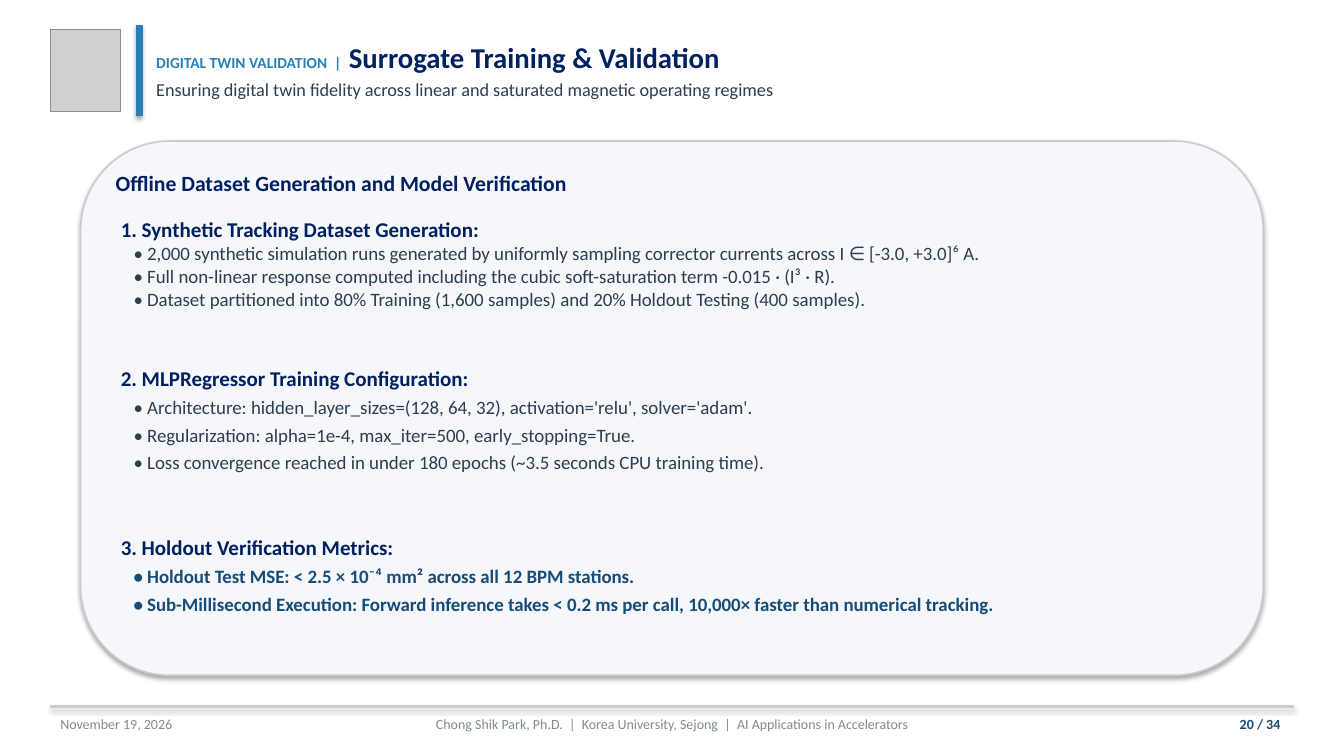
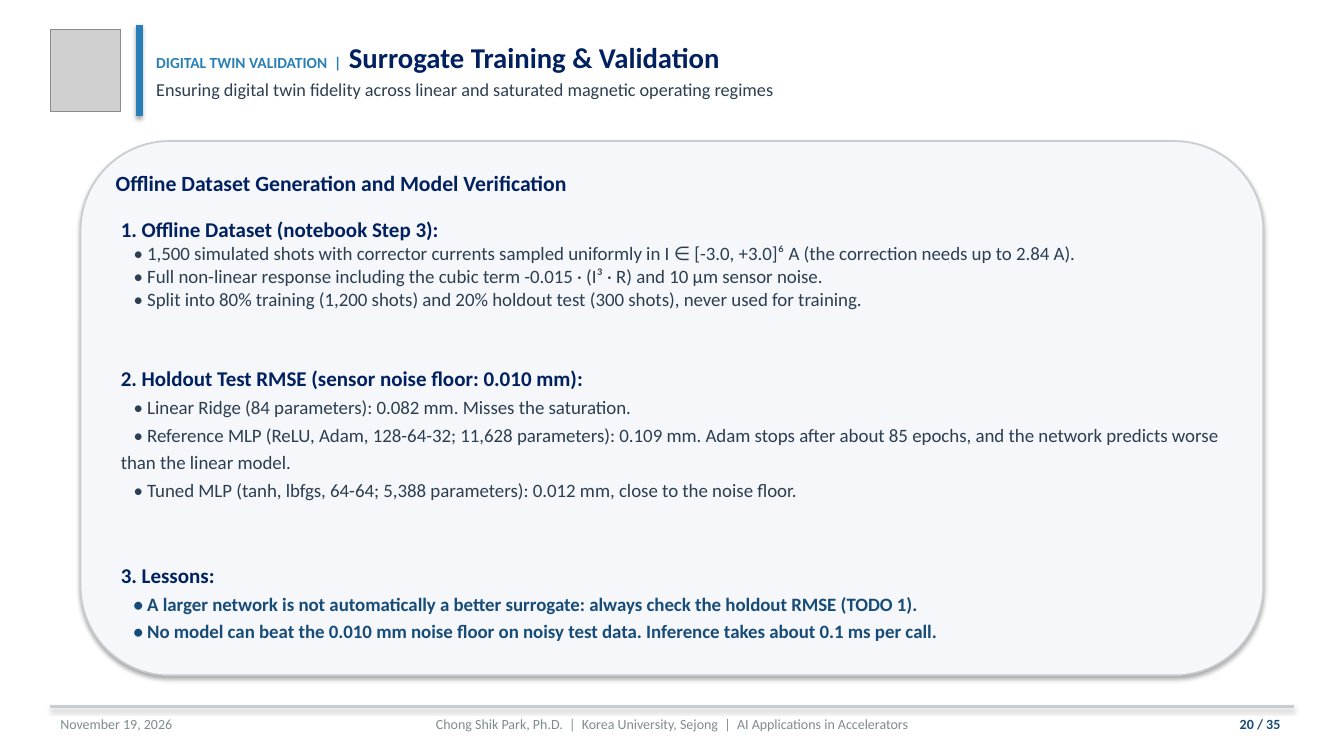
Before and after one commit to cspark7701/ai4acc-mini-hackathon, a slide deck: slide 20 of presentations/Lecture_1_AI_ML_Foundations_and_Control_Slides.pptx. Drawn at 1344x756 pixels with LibreOffice and Linux fonts; fonts in the diff are those of the drawing; grey boxes stand for pictures. Boxes give left, top, right and bottom in pixels: in the first picture for what was removed or moved away, otherwise in the second. Text is boxed around its words. In the diff, an @@ line names an element or a change of style, - is before the commit and + after.

```diff
--- a/presentations/Lecture_1_AI_ML_Foundations_and_Control_Slides.pptx
+++ b/presentations/Lecture_1_AI_ML_Foundations_and_Control_Slides.pptx
@@ text at (121,221,1218,641): text changed @@
-1. Synthetic Tracking Dataset Generation:
-• 2,000 synthetic simulation runs generated by uniformly sampling corrector currents across I ∈ [-3.0, +3.0]⁶ A.
-• Full non-linear response computed including the cubic soft-saturation term -0.015 · (I³ · R).
-• Dataset partitioned into 80% Training (1,600 samples) and 20% Holdout Testing (400 samples).
-2. MLPRegressor Training Configuration:
-• Architecture: hidden_layer_sizes=(128, 64, 32), activation='relu', solver='adam'.
-• Regularization: alpha=1e-4, max_iter=500, early_stopping=True.
-• Loss convergence reached in under 180 epochs (~3.5 seconds CPU training time).
-3. Holdout Verification Metrics:
-• Holdout Test MSE: < 2.5 × 10⁻⁴ mm² across all 12 BPM stations.
-• Sub-Millisecond Execution: Forward inference takes < 0.2 ms per call, 10,000× faster than numerical tracking.
+1. Offline Dataset (notebook Step 3):
+• 1,500 simulated shots with corrector currents sampled uniformly in I ∈ [-3.0, +3.0]⁶ A (the correction needs up to 2.84 A).
+• Full non-linear response including the cubic term -0.015 · (I³ · R) and 10 μm sensor noise.
+• Split into 80% training (1,200 shots) and 20% holdout test (300 shots), never used for training.
+2. Holdout Test RMSE (sensor noise floor: 0.010 mm):
+• Linear Ridge (84 parameters): 0.082 mm. Misses the saturation.
+• Reference MLP (ReLU, Adam, 128-64-32; 11,628 parameters): 0.109 mm. Adam stops after about 85 epochs, and the network predicts worse than the linear model.
+• Tuned MLP (tanh, lbfgs, 64-64; 5,388 parameters): 0.012 mm, close to the noise floor.
+3. Lessons:
+• A larger network is not automatically a better surrogate: always check the holdout RMSE (TODO 1).
+• No model can beat the 0.010 mm noise floor on noisy test data. Inference takes about 0.1 ms per call.
@@ text at (1240,720,1280,729): text changed @@
-20 / 34
+20 / 35
```
Also in this commit, not shown: 34 other slides changed, 6 other files.
